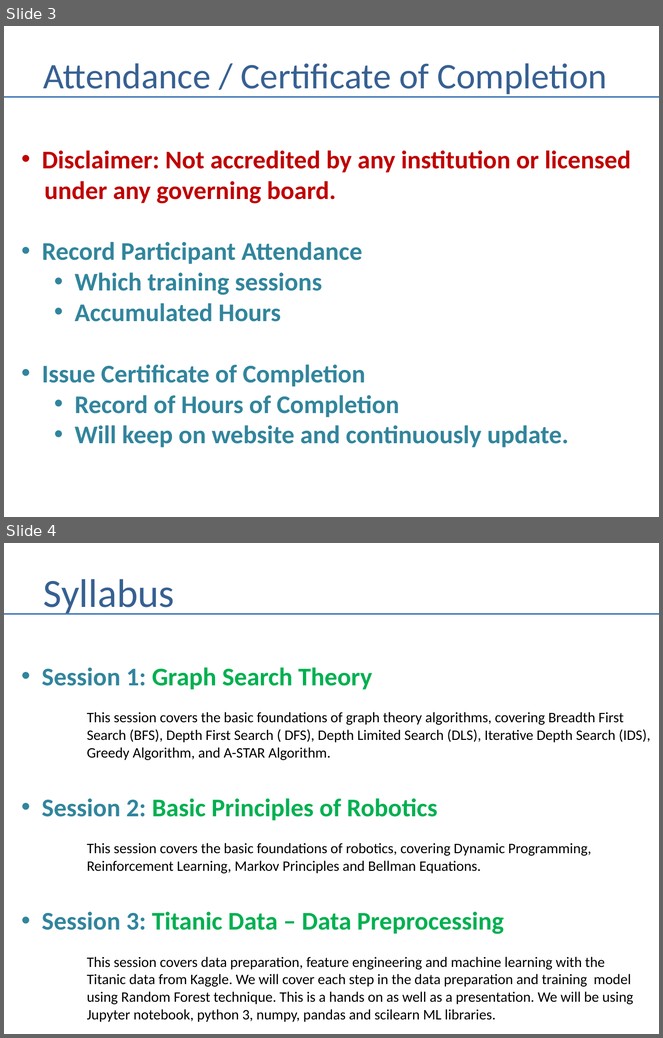
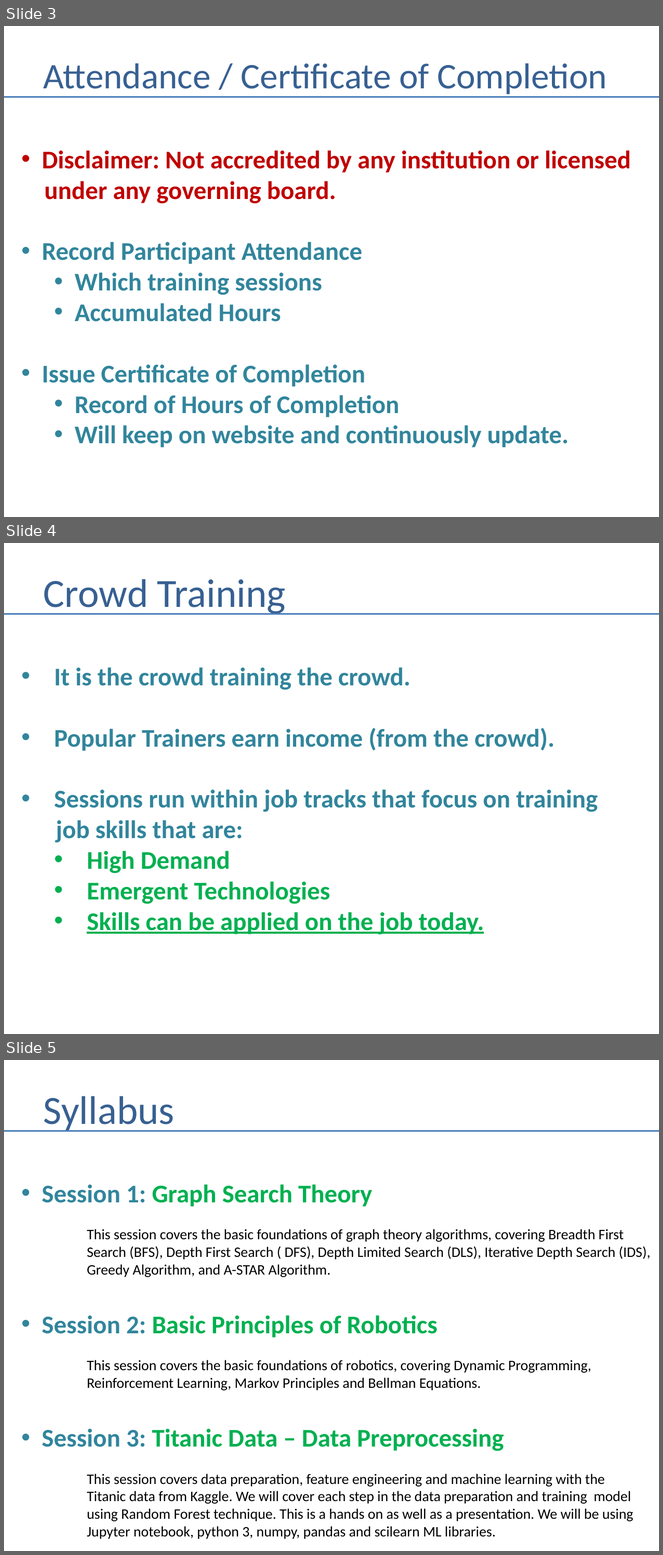
Before and after one commit to andrewferlitsch/Portland-Data-Science-Group, a slide deck: Presentations/AI Training Syllabus.pptx. Shown one above the other, each under a label of ours: slides 3 and 4 before the commit, slides 3, 4 and 5 after it. The pictures are 663x1038 and 663x1555 pixels, drawn with LibreOffice and Linux fonts; fonts in the diff are those of the drawing. Boxes give left, top, right and bottom in pixels: in the first picture for what was removed or moved away, otherwise in the second. Text is boxed around its words. In the diff, an @@ line names an element or a change of style, - is before the commit and + after.

Commit message:
add crowd training

```diff
--- a/Presentations/AI Training Syllabus.pptx
+++ b/Presentations/AI Training Syllabus.pptx
@@ slide 4 added at [4, 543, 659, 1034], background #FFFFFF @@
@@ title added at [44, 579, 286, 615], 44 pt, text #376092 @@
+Crowd Training
@@ line added from (4, 614) to (659, 614), #4B7EBC 1.5 pt @@
@@ text added at [54, 667, 598, 935], 28 pt, text #31859C, bold @@
+• It is the crowd training the crowd.
+• Popular Trainers earn income (from the crowd).
+• Sessions run within job tracks that focus on training
+job skills that are:
+  • High Demand
+  • Emergent Technologies
+  • Skills can be applied on the job today.
@@ what was slide 4 is now slide 5 @@
```
Also in this commit, not shown: 1 slide changed.
